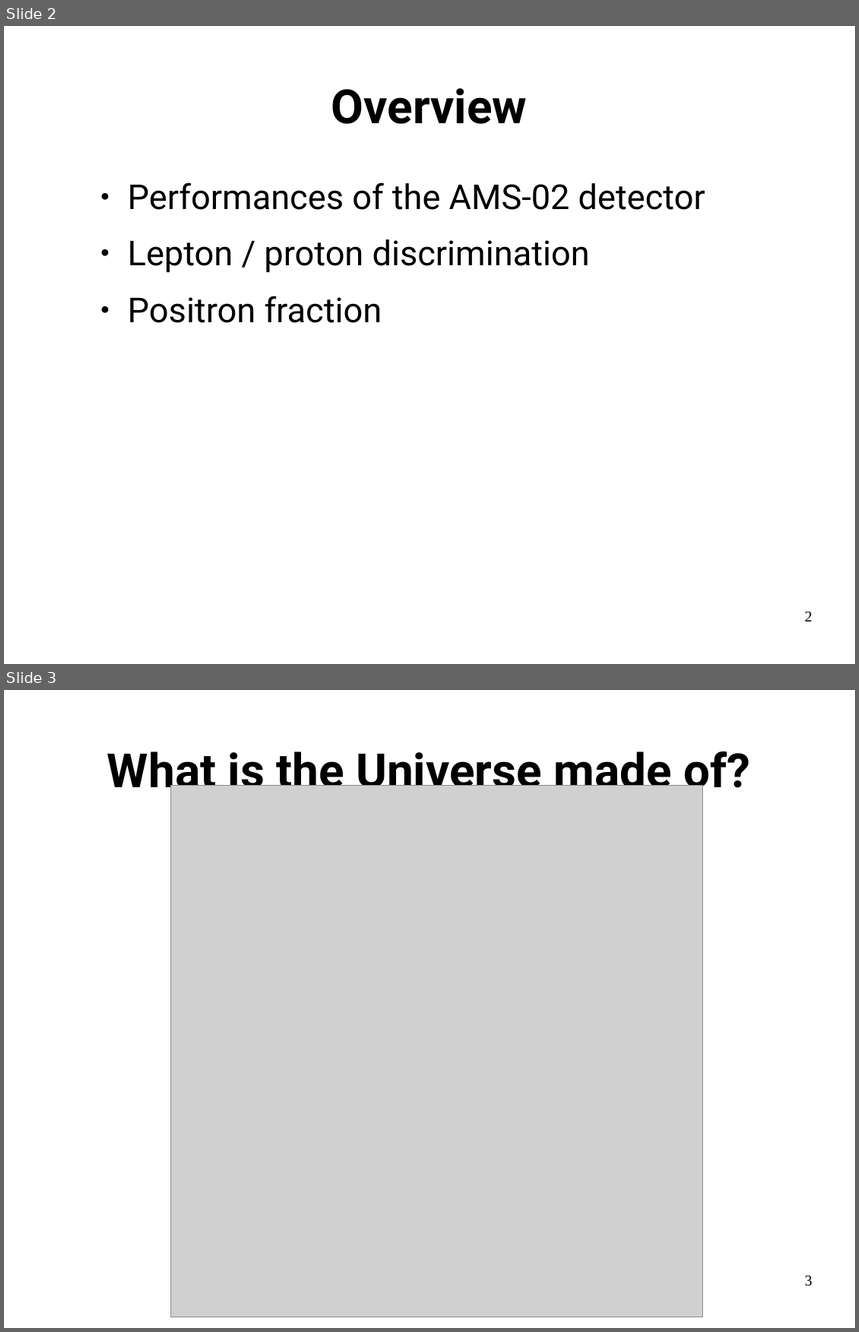
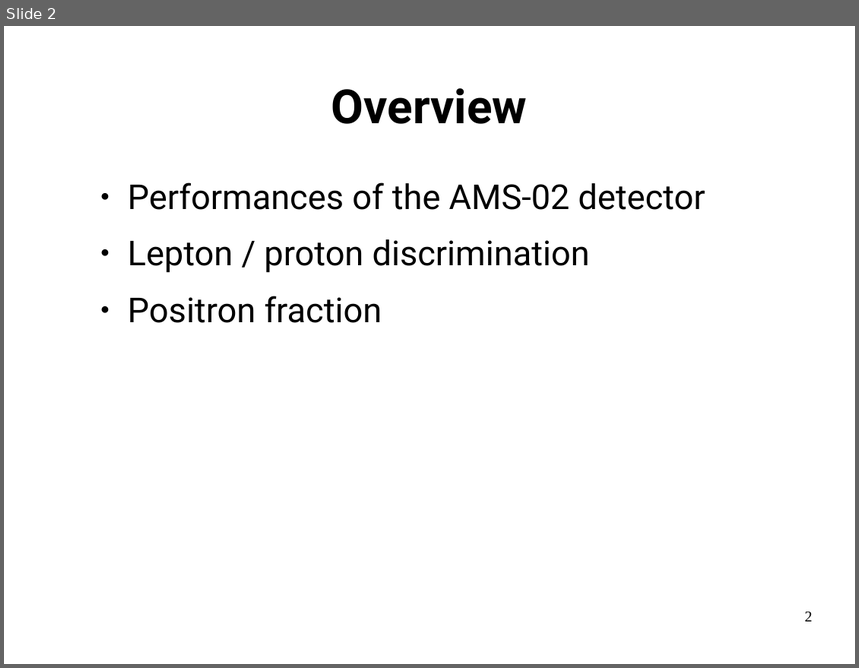
Before and after one commit to LBasara/LBasara.github.io, a slide deck: Defense.odp. Shown one above the other, each under a label of ours: slides 2 and 3 before the commit, slide 2 after it. The pictures are 859x1332 and 859x668 pixels, drawn with LibreOffice and Linux fonts; fonts in the diff are those of the drawing; grey boxes stand for pictures. Boxes give left, top, right and bottom in pixels: in the first picture for what was removed or moved away, otherwise in the second. Text is boxed around its words. In the diff, an @@ line names an element or a change of style, - is before the commit and + after.

```diff
--- a/Defense.odp
+++ b/Defense.odp
@@ slide 3 removed at (4,690,855,1328), background #FFFFFF @@
@@ title removed at (107,744,750,799) @@
-What is the Universe made of?
@@ picture removed at (171,785,703,1317) @@
@@ page number removed at (805,1276,813,1287) @@
-3
```
Also in this commit, not shown: 3 slides changed, 4 slides added, 1 other file.
